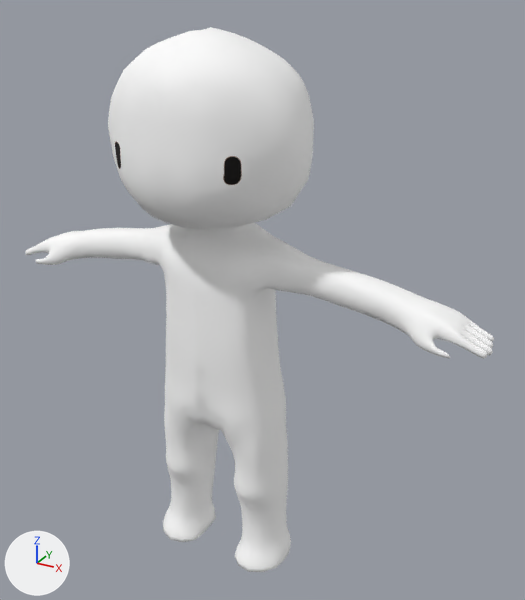
What one commit did to the Blender file Assets/Models/Player/NewBassHipsTorsoHead.blend.
Rendered twice from a camera (50 mm lens) standing at (121.4, -192.5, 201.2) and looking at (11.6, 7.1, 101.4). Lighting does not change. The marker at lower left points along +X, +Y and +Z. The picture after the commit comes second.
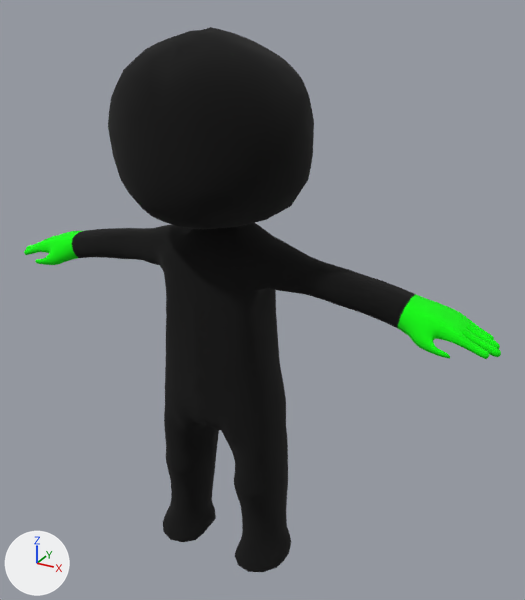
Boxes [x1, y1, x2, y2] around the edits, measured in the pictures (525 x 600 px; the box of a moved part takes in the faces that stretch with it):
'Cube', surface changed, reshaped (white to black): before [25, 27, 494, 572]; after [24, 27, 501, 572]
part 1 of me_cube_004, moved or reshaped: before [25, 228, 493, 359]; after [24, 228, 501, 359]
part 2 of me_cube_004, surface changed (white to black): [25, 27, 494, 572] in both

The change, as a diff of the scene's bpy script:
```diff
--- a/Assets/Models/Player/NewBassHipsTorsoHead.blend.py
+++ b/Assets/Models/Player/NewBassHipsTorsoHead.blend.py
@@ img_armmasktex @@
+img_armmasktex = load_image('ArmMaskTex', 'ArmMaskTex.png', 2048, 1024, 'sRGB')
@@ mat_skin @@
 n2 = _N.new('ShaderNodeTexImage'); n2.name = 'Image Texture'
-n2.image = img_skintex
+n2.image = img_armmasktex
 n3 = _N.new('ShaderNodeTexImage'); n3.name = 'Image Texture.001'
@@ me_cube_004 @@
 # used by ob_cube; location = (0.0, 0.0, 0.0); scale = (28.6, 28.6, 28.6)
-me_cube_004.from_pydata(...)  # 1707 vertices, 1675 faces; spans x 0.0..3.14, y -1.08..0.88, z 0.01..6.61
+me_cube_004.from_pydata(...)  # 1708 vertices, 1678 faces; spans x 0.0..3.23, y -1.08..0.88, z 0.01..6.61
+# me_cube_004 part 1: 383 vertices moved from x 1.55..3.14, y -0.13..0.35, z 3.59..4.13 to x 1.58..3.22, y -0.13..0.35, z 3.59..4.13; 57 vertices removed from x 1.54..3.14, y -0.09..0.21, z 3.58..4.08; 58 vertices added at x 1.6..3.23, y -0.1..0.21, z 3.58..4.08
+# me_cube_004 part 2: 1560 kept faces spanning x 0.0..3.2, y -1.08..0.88, z 0.01..6.61 get new texture (UV) coordinates
 me_cube_004.materials.append(mat_skin)
```
